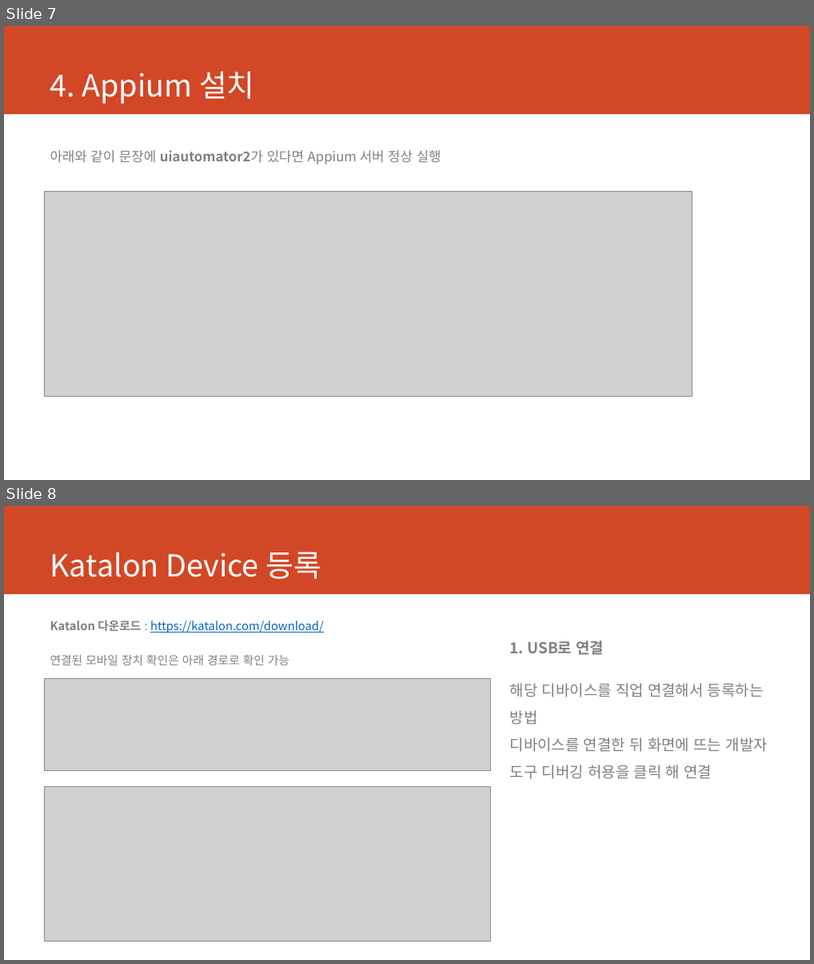
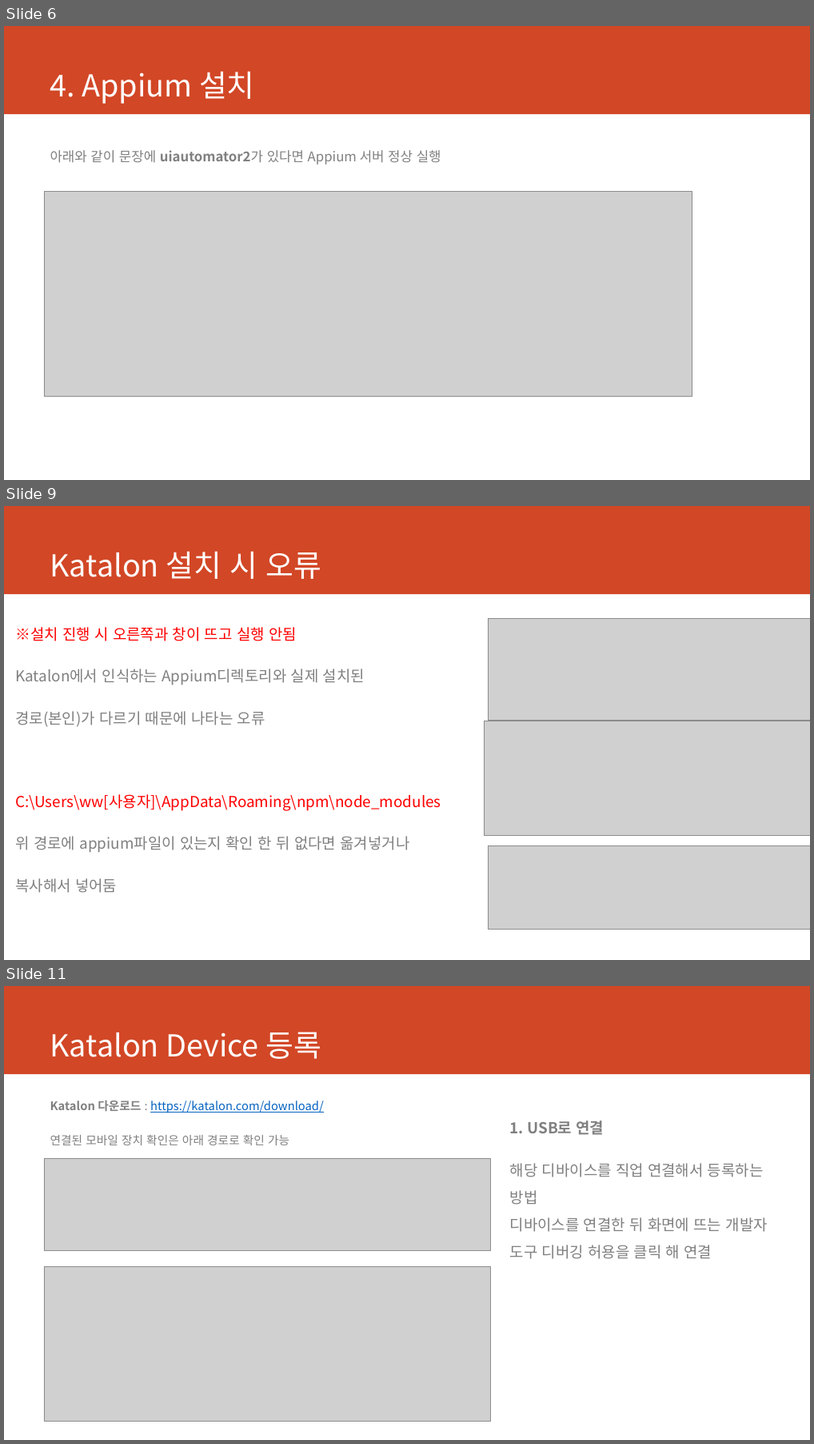
Before and after one commit to jykim240106/katalon, a slide deck: Katalon 설치 가이드.pptx. Shown one above the other, each under a label of ours: slides 7 and 8 before the commit, slides 6, 9 and 11 after it; the slides between them are not shown. The pictures are 814x964 and 814x1444 pixels, drawn with LibreOffice and Linux fonts; fonts in the diff are those of the drawing; grey boxes stand for pictures. Boxes give left, top, right and bottom in pixels: in the first picture for what was removed or moved away, otherwise in the second. Text is boxed around its words. In the diff, an @@ line names an element or a change of style, - is before the commit and + after.

```diff
--- a/Katalon 설치 가이드.pptx
+++ b/Katalon 설치 가이드.pptx
@@ slide 9 added at box(4, 506, 810, 960), background #FFFFFF; not listed: 1 template element that a slide beside it also shows @@
@@ title added at box(50, 551, 322, 579), 36 pt, text #FFFFFF @@
+Katalon 설치 시 오류
@@ picture added at box(489, 619, 810, 720) @@
@@ text added at box(15, 627, 441, 892), 18 pt, text #808080 @@
+※설치 진행 시 오른쪽과 창이 뜨고 실행 안됨
+Katalon에서 인식하는 Appium디렉토리와 실제 설치된
+경로(본인)가 다르기 때문에 나타는 오류
+C:\Users\ww[사용자]\AppData\Roaming\npm\node_modules
+위 경로에 appium파일이 있는지 확인 한 뒤 없다면 옮겨넣거나
+복사해서 넣어둠
@@ picture added at box(484, 720, 810, 835) @@
@@ picture added at box(489, 845, 810, 929) @@
@@ what was slide 7 is now slide 6 @@
@@ what was slide 8 is now slide 11 @@
```
Also in this commit, not shown: 6 slides changed, 2 other slides added.
